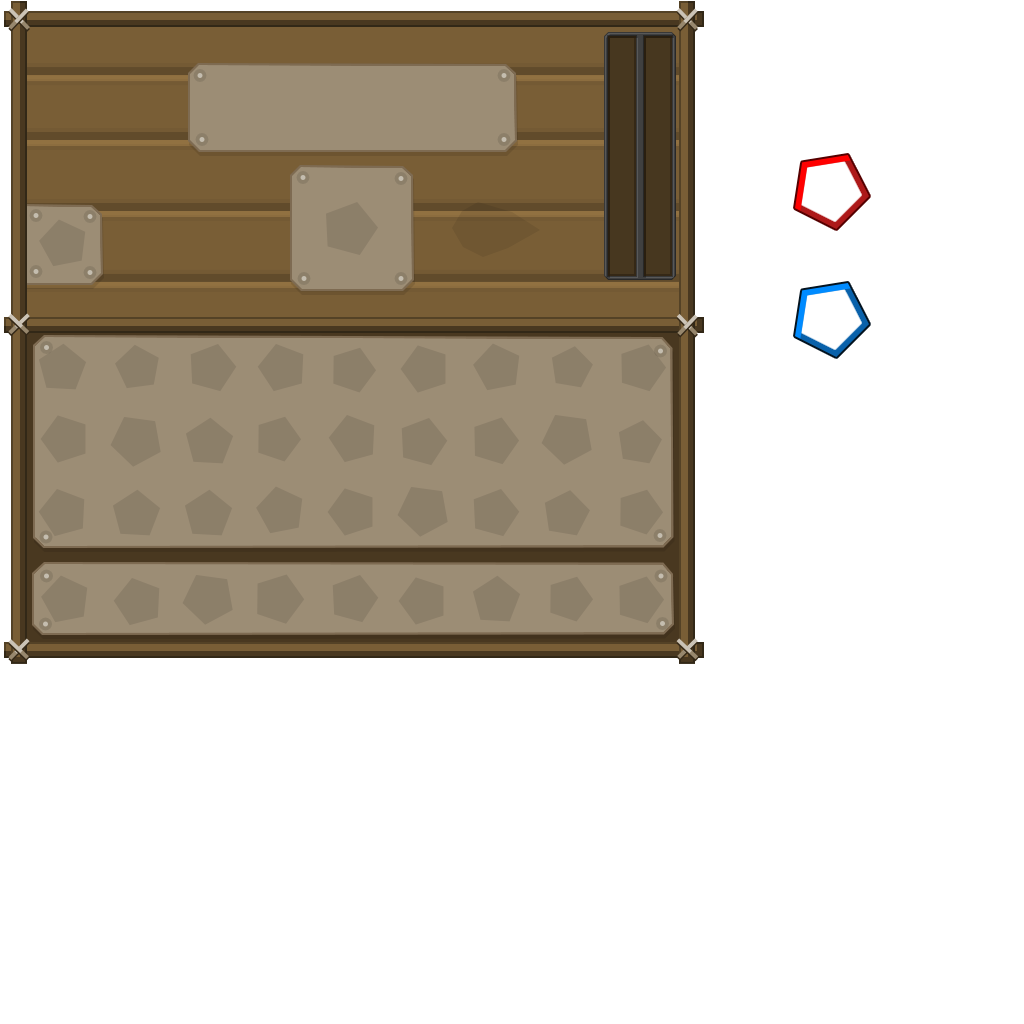
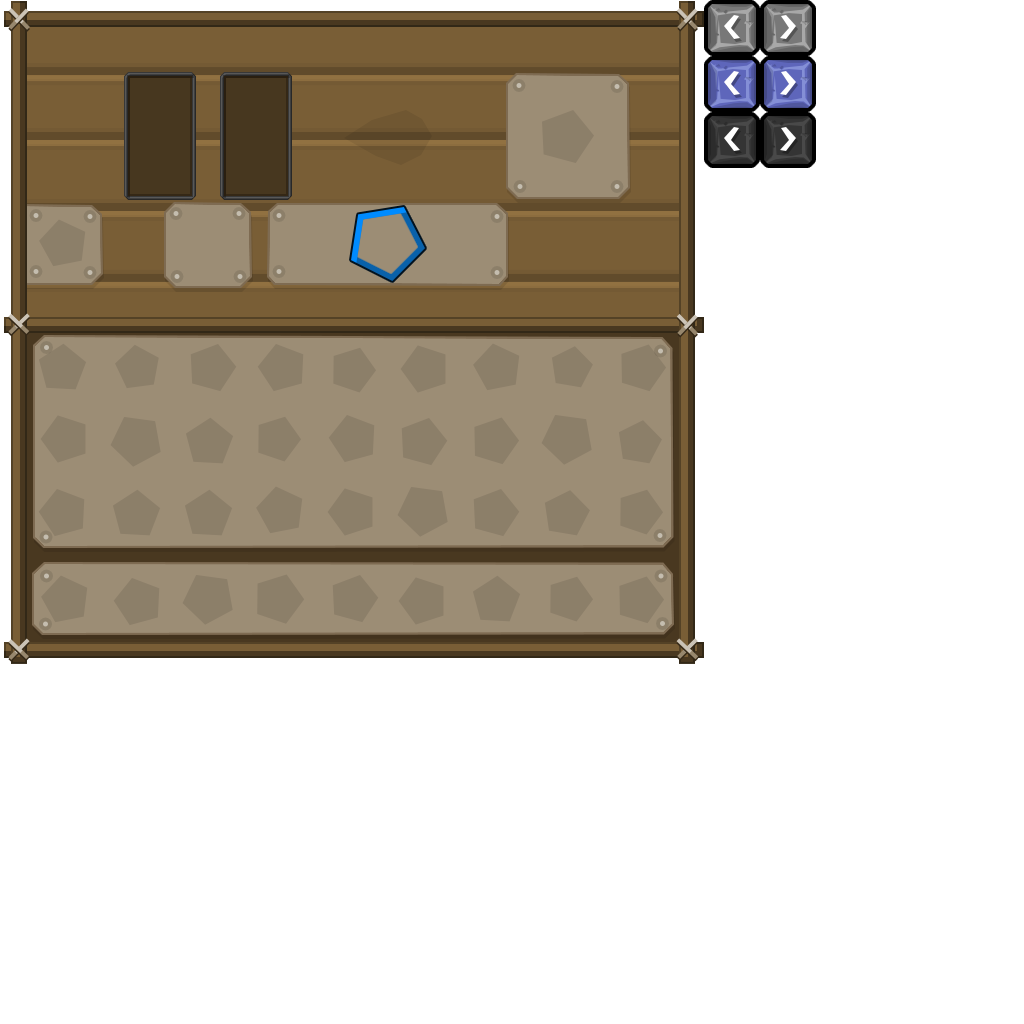
Layers edited between the first and the second 1024px x 1024px image:
removed group "fluid thin" (2 layers) over [604, 32, 676, 280]
added group "left" with 16 layers above "right" over [707, 3, 757, 165]
added group "button small normal" (1st of 2, in "left") with 4 layers in group "left" over [707, 3, 757, 53]
"Shape 1" (1st of 8, in "left" › "button small normal"): opacity 100% → 40%, blend normal → overlay, moved it into group "button small normal", painted on it, unmasked it over [604, 3, 757, 280]
added group "right" with 16 layers above "fluid short copy" over [763, 3, 813, 165]
added group "fluid short copy" with 2 layers above "fluid short" over [220, 72, 292, 200]
added layer "Shape 1" (7th of 8, in "fluid short copy") in group "fluid short copy" over [220, 72, 292, 200]
moved "Rectangle 1" (1st of 2, in "fluid short copy") into group "fluid short copy", painted on it, unmasked it over [224, 36, 672, 276]
added group "fluid short" with 2 layers above "Forme 2 copy" over [124, 72, 196, 200]
added layer "Shape 1" (8th of 8, in "fluid short") in group "fluid short" over [124, 72, 196, 200]
added layer "Rectangle 1" (2nd of 2, in "fluid short") in group "fluid short" over [128, 76, 192, 196]
painted on "Forme 2 copy", unmasked it over [351, 207, 869, 357]
removed layer "Forme 2" (was overlay) over [795, 155, 869, 229]
painted on "Forme 13", unmasked it over [124, 32, 676, 295]
painted on "Forme 17", unmasked it over [124, 32, 676, 295]
painted on "Forme 22", unmasked it over [124, 32, 676, 295]
unmasked "Forme 1" over [124, 32, 676, 295]
painted on "Forme 24", unmasked it over [344, 110, 540, 257]
painted on "elipsis", unmasked it over [124, 73, 665, 295]
painted on "Forme 20", unmasked it over [124, 110, 667, 295]
painted on "Forme 19", unmasked it over [124, 63, 674, 295]
painted on "Forme 10 copie 8", unmasked it over [124, 67, 676, 295]
painted on "Forme 340", unmasked it over [124, 32, 676, 295]
…and 30 more changes (30 added)
